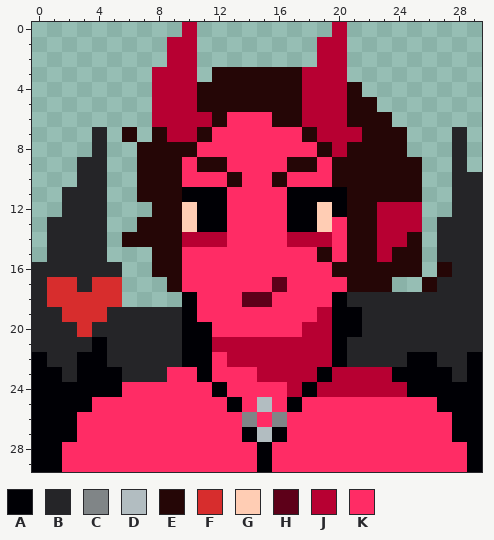
Pixel-art sprite: react_main/public/images/roles/incubus-vivid.png. That is the earlier state.
The file is 30x30 pixels. Colours within 5 levels of each other are drawn and written as one.
Palette (. is transparent): A #000005  B #252528  C #808587  D #b2bdc1  E #250606  F #d72d2d  G #ffcdb4  H #5d0019  J #b70032  K #ff2c65
After the commit:
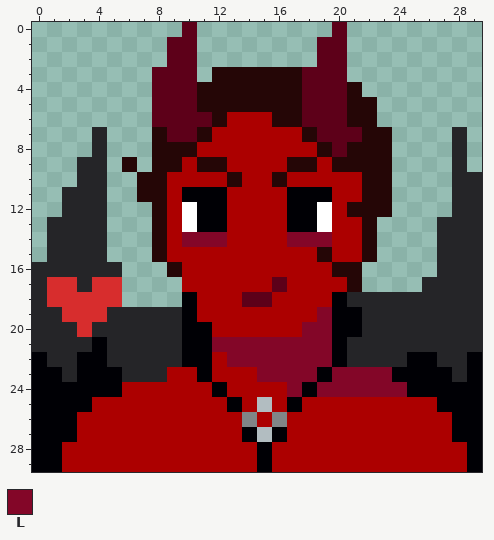
Colours new in this view: L #830628
From old to new:
colour G: #ffcdb4 -> #ffffff
colour K: #ff2c65 -> #ac0000
Changed rows in their new state; - is a pixel that keeps its letter.
first column x 6:
 0 ----H---------H-------
 1 ---HH--------HH-------
 2 ---HH--------HH-------
 3 --HHH-------HHH-------
 4 --HHH-------HHH-------
 5 --HHH-------HHH-------
 6 --HHHH------HHH--.----
 7 .--HH--------HHH--.---
 8 -.------------H---.---
 9 E.----------------..--
10 ---K----------KK--..--
11 ---K----------KK--..--
12 ---K----------K--E..--
13 -.-K-----------K-...--
14 ..-KLLL----LLL-K-...--
15 ---K-----------K-...--
16 --.-------------....-B
17 ---.------------..--B-
19 -------------L--------
20 ------------LL--------
21 ------LLLLLLLL--------
22 -------LLLLLLL--------
23 ---------LLLL-LLLL----
24 -----------L-LLLLLL---
Where, in picture pixels (left, top, right, bottom), the same in both pictures:
changed: (62, 22, 467, 472)
